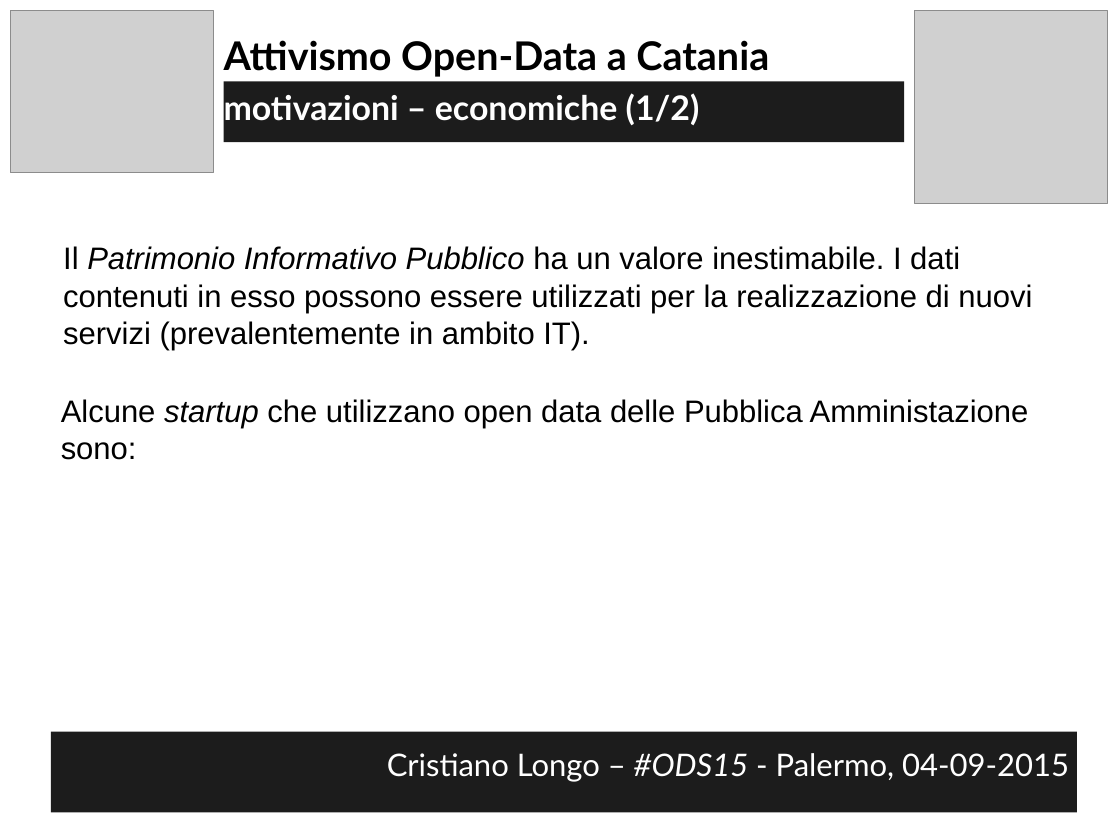
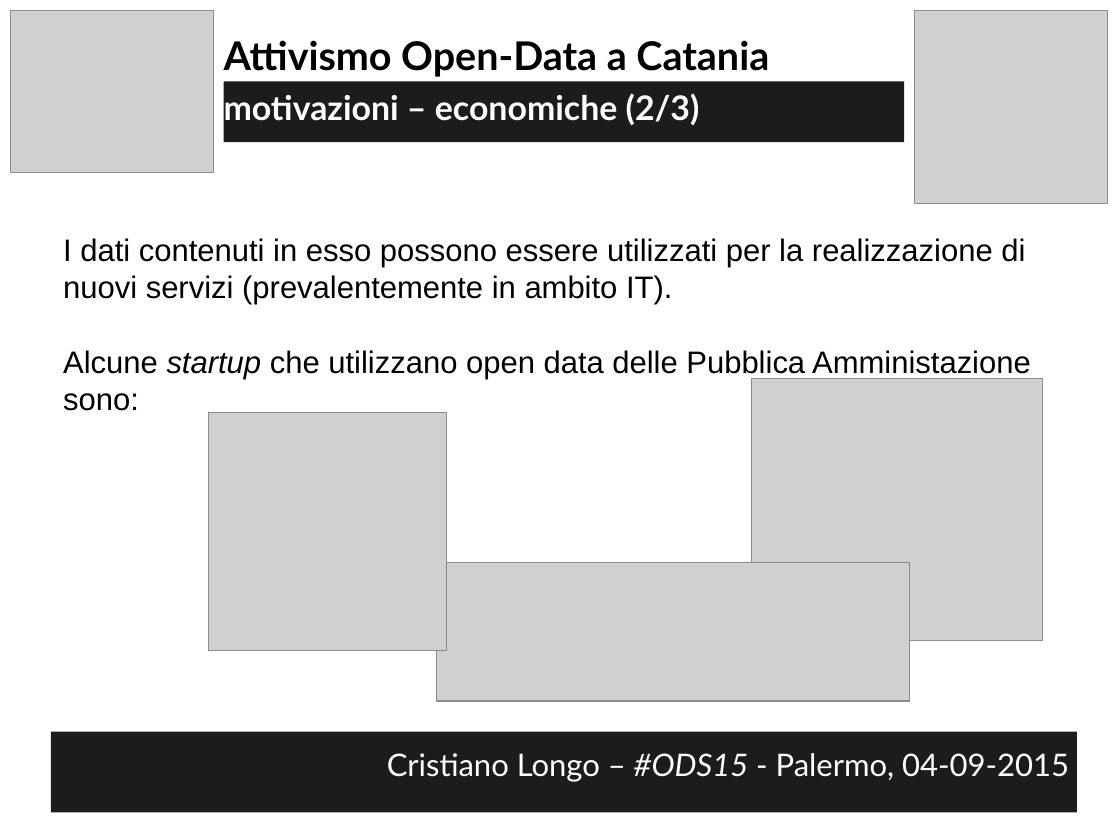
Before and after one commit to opendatahacklab/opendatahacklab.github.io, a slide deck: slide 9 of events/odt_ods15.odp (slide 8 before the commit). Drawn at 1120x840 pixels with LibreOffice and Linux fonts; fonts in the diff are those of the drawing; grey boxes stand for pictures. Boxes give left, top, right and bottom in pixels: in the first picture for what was removed or moved away, otherwise in the second. Text is boxed around its words. In the diff, an @@ line names an element or a change of style, - is before the commit and + after.

```diff
--- a/events/odt_ods15.odp
+++ b/events/odt_ods15.odp
@@ text at <box>224,93,700,125</box>: text changed @@
-motivazioni – economiche (1/2)
+motivazioni – economiche (2/3)
@@ text at <box>63,238,1025,305</box>: text changed @@
-Il Patrimonio Informativo Pubblico ha un valore inestimabile. I dati contenuti in esso possono essere utilizzati per la realizzazione di nuovi servizi (prevalentemente in ambito IT).
+I dati contenuti in esso possono essere utilizzati per la realizzazione di nuovi servizi (prevalentemente in ambito IT).
@@ text "Alcune startup che utilizzano open ...": place and size @@
-text "Alcune startup che utilizzano open ..." at <box>61,399,1029,460</box>
+text "Alcune startup che utilizzano open ..." at <box>63,350,1031,411</box>
@@ picture added at <box>752,379,1043,640</box> @@
@@ picture added at <box>209,413,447,650</box> @@
@@ picture added at <box>437,562,910,701</box> @@
```
Also in this commit, not shown: 2 other slides changed, 45 slides added, 73 slides removed.
